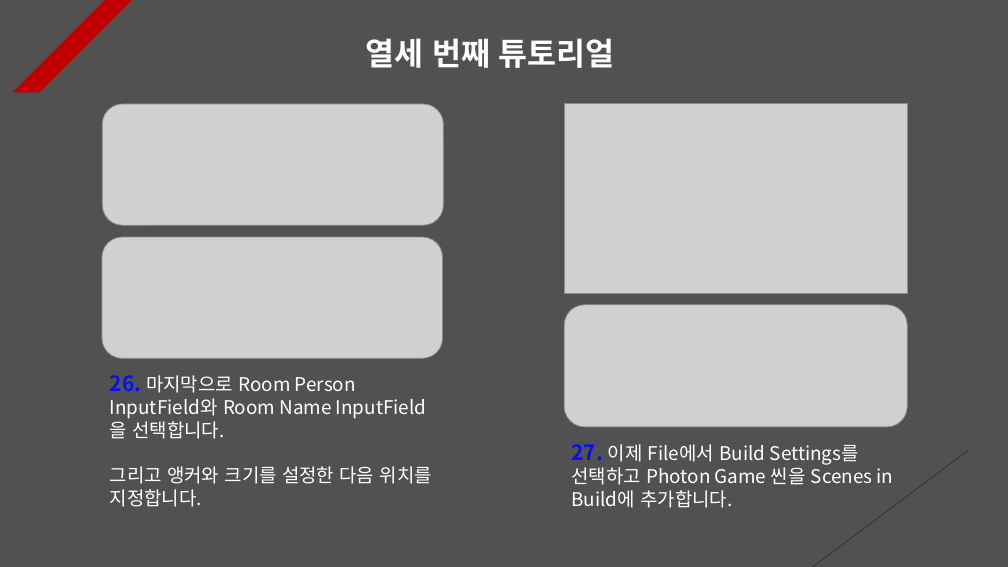
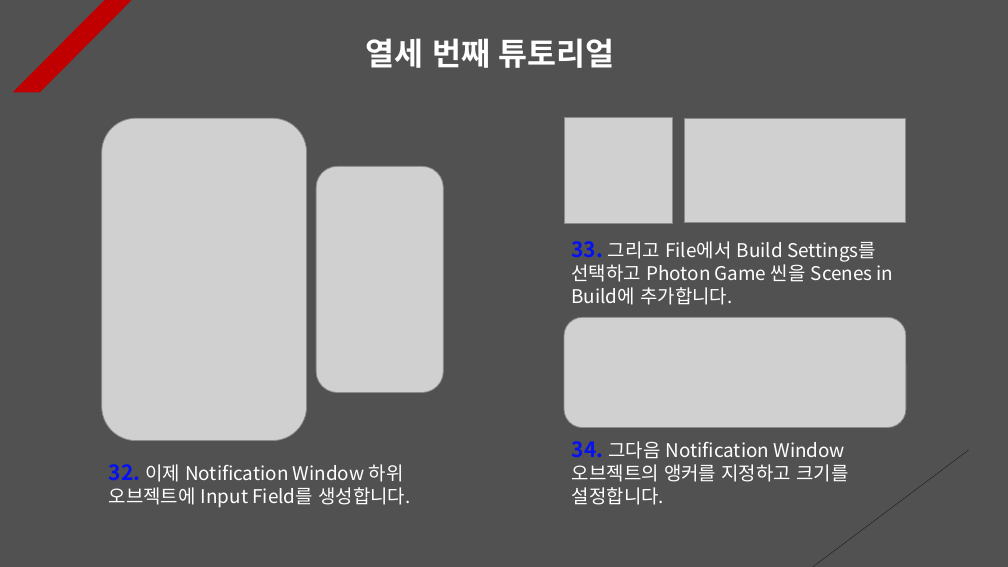
Before and after one commit to Unity2033/3D-UnityEngine, a slide deck: slide 13 of Assets/Class/Photon Server/PPT Data/Photon Room.pptx. Drawn at 1008x567 pixels with LibreOffice and Linux fonts; fonts in the diff are those of the drawing; grey boxes stand for pictures. Boxes give left, top, right and bottom in pixels: in the first picture for what was removed or moved away, otherwise in the second. Text is boxed around its words. In the diff, an @@ line names an element or a change of style, - is before the commit and + after.

Commit message:
Implementing The Store System
- Layout and build the shop
  interface

- Photon Room Data Update

- Implemented to be able to
  purchase items on the server

- Add and delete resource data

```diff
--- a/Assets/Class/Photon Server/PPT Data/Photon Room.pptx
+++ b/Assets/Class/Photon Server/PPT Data/Photon Room.pptx
@@ picture: place and size @@
-picture at box(102, 237, 443, 358)
+picture at box(102, 118, 307, 440)
@@ picture removed at box(102, 104, 443, 225) @@
@@ picture: place and size @@
-picture at box(565, 104, 907, 294)
+picture at box(565, 118, 673, 224)
@@ picture: place and size @@
-picture at box(564, 305, 907, 427)
+picture at box(684, 118, 906, 222)
@@ picture added at box(316, 166, 443, 392) @@
@@ text at box(571, 241, 894, 305): text changed @@
-27. 이제 File에서 Build Settings를 선택하고 Photon Game 씬을 Scenes in Build에 추가합니다.
+33. 그리고 File에서 Build Settings를 선택하고 Photon Game 씬을 Scenes in Build에 추가합니다.
@@ picture added at box(564, 318, 906, 428) @@
@@ text removed at box(110, 375, 432, 507) @@
-26. 마지막으로 Room Person InputField와 Room Name InputField을 선택합니다.
-그리고 앵커와 크기를 설정한 다음 위치를 지정합니다.
@@ text added at box(572, 441, 848, 505), 18 pt, text #FFFFFF @@
+34. 그다음 Notification Window 오브젝트의 앵커를 지정하고 크기를 설정합니다.
@@ text added at box(109, 464, 410, 508), 18 pt, text #FFFFFF @@
+32. 이제 Notification Window 하위 오브젝트에 Input Field를 생성합니다.
```
Also in this commit, not shown: 4 other slides changed, 2 slides added, 1 slide removed, 17 other files.
